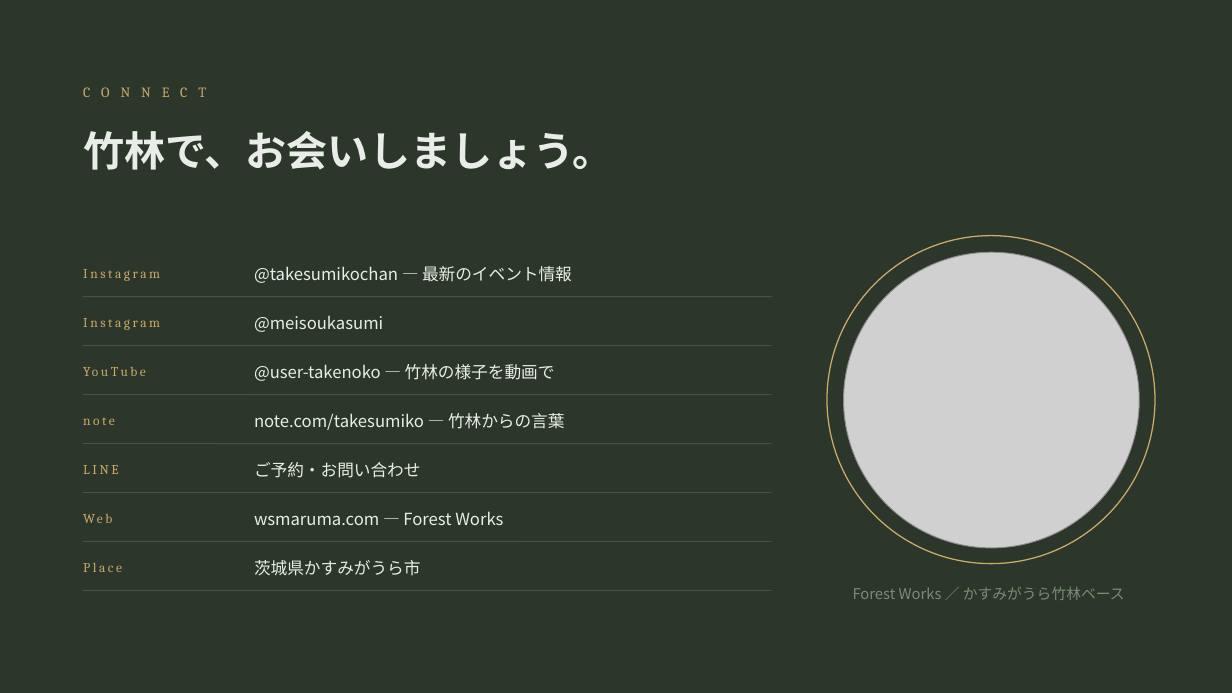
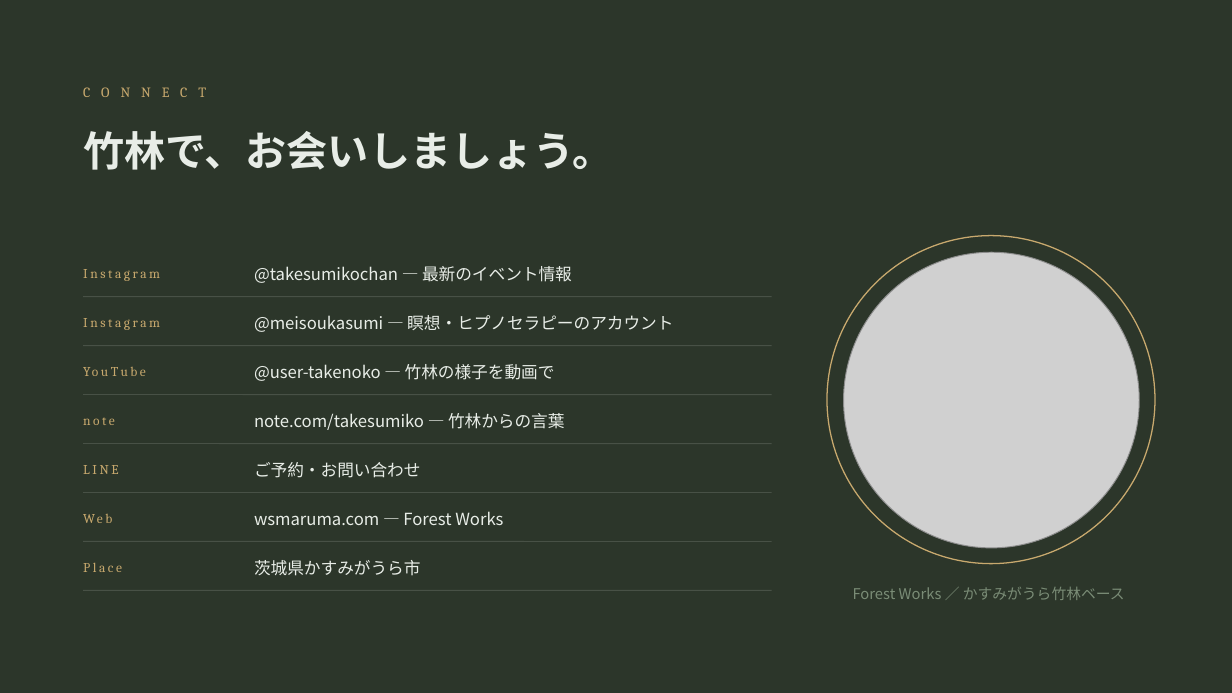
Before and after one commit to loveaid32lio-sketch/bamboo-hp, a slide deck: slide 11 of 竹林のはなし_かすみがうら竹林ベース.pptx. Drawn at 1232x693 pixels with LibreOffice and Linux fonts; fonts in the diff are those of the drawing; grey boxes stand for pictures. Boxes give left, top, right and bottom in pixels: in the first picture for what was removed or moved away, otherwise in the second. Text is boxed around its words. In the diff, an @@ line names an element or a change of style, - is before the commit and + after.

```diff
--- a/竹林のはなし_かすみがうら竹林ベース.pptx
+++ b/竹林のはなし_かすみがうら竹林ベース.pptx
@@ text at bbox=[254, 315, 673, 332]: text changed @@
-@meisoukasumi
+@meisoukasumi ― 瞑想・ヒプノセラピーのアカウント
```
Also in this commit, not shown: 3 other files.
